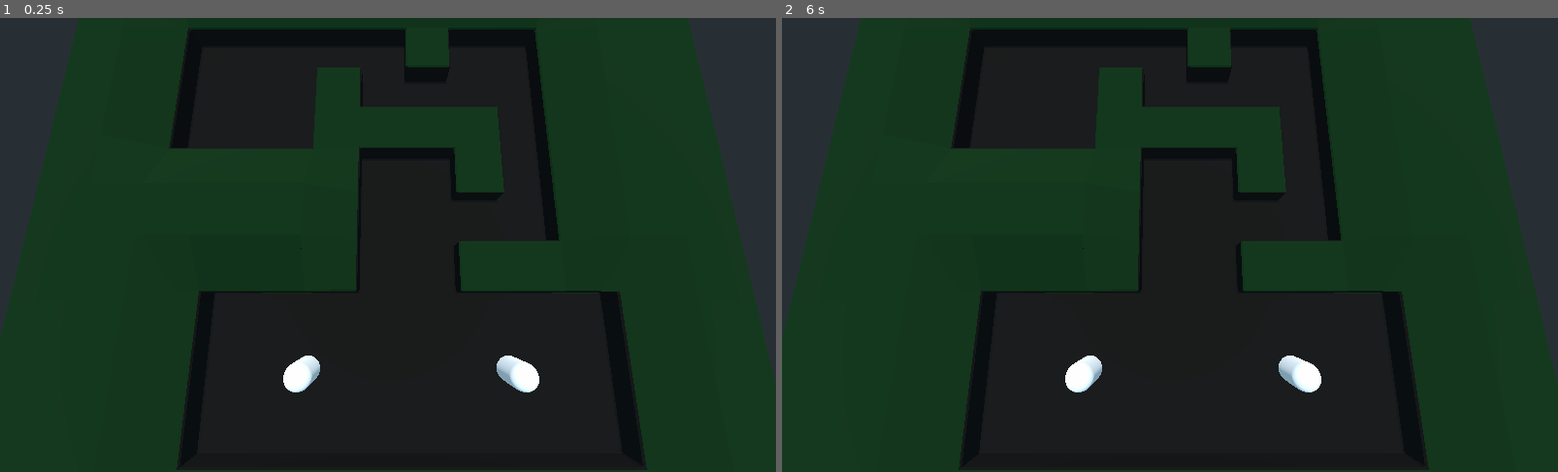
Above: before the commit, frames 1-2 (left to right).
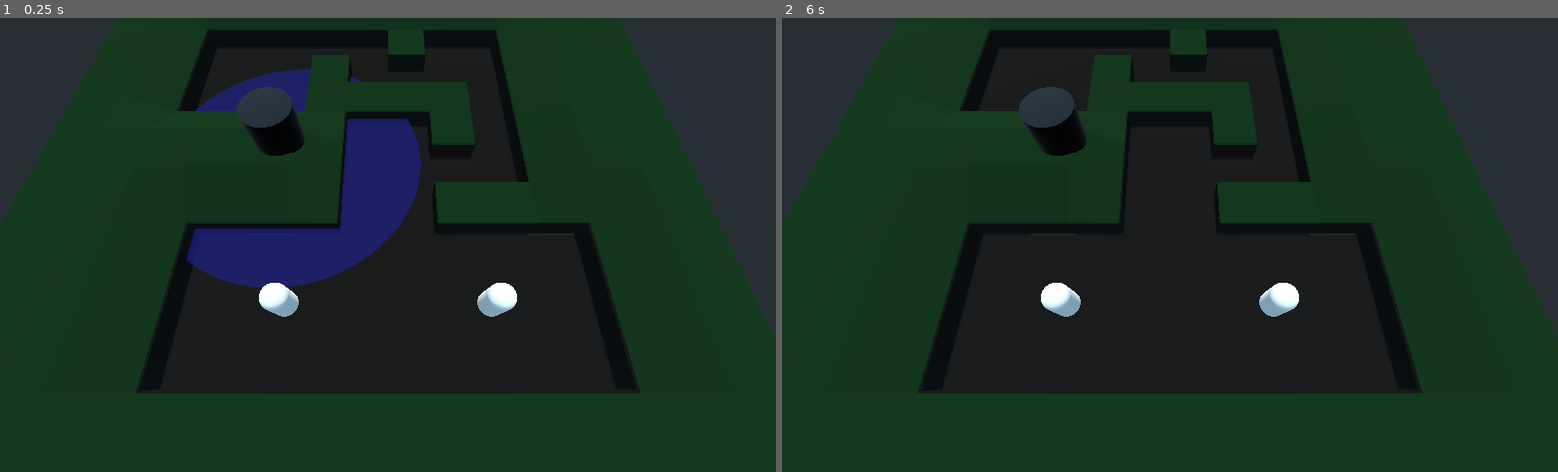
Above: after the commit, the same moments.

Repository: rubenMiller/rwu-spieleentwicklung-project
Game: Godot game, scene res://levels/pathfinding.tscn
Two runs of this game, one before a commit and one after it. Both use one fixed random seed, a clock stepped at 60 frames per second and the inputs below.
Inputs (mouse positions are in pixels of both pictures, inside the frame that each line leads up to):
- Up to frame 1 (0.25 s): no input
- Up to frame 2 (6 s): tap Enter (ui_accept) at 0.5, 0.77, 1.25, 1.52, 2, 2.75, 3.02, 3.5, 3.77, 4.25, 4.52 s; move the mouse to (1340, 222) at 0.52 s; press the mouse at (1340, 222) at 0.53 s; move the mouse to (1014, 267) at 1.27 s; release the mouse at (1014, 267) at 1.28 s; click (1014, 267) at 1.35 s; move the mouse to (1247, 145) at 2.02 s; press the mouse at (1247, 145) at 2.03 s; move the mouse to (1131, 335) at 2.77 s; release the mouse at (1131, 335) at 2.78 s; click (1131, 335) at 2.85 s; move the mouse to (1402, 313) at 3.52 s; press the mouse at (1402, 313) at 3.53 s; move the mouse to (937, 176) at 4.27 s; release the mouse at (937, 176) at 4.28 s; click (937, 176) at 4.35 s; move the mouse to (1208, 245) at 5.02 s; press the mouse at (1208, 245) at 5.03 s; move the mouse to (1053, 131) at 5.77 s; release the mouse at (1053, 131) at 5.78 s; click (1053, 131) at 5.85 s

The runs differ from the first frame. In frame 1, 28% of the frame differs, in the area x 17-84%, y 2-100%; in frame 2, 24%.

Commit message:
Gegner hinzugefügt Bisher nur ein einfacher Zylinder Zeigt oder versteckt Radius bei anklicken.

Diff:
--- a/godot-files/Entities/Troop.tscn
+++ b/godot-files/Entities/Troop.tscn
@@ -8,10 +8,7 @@
 
 [sub_resource type="SpatialMaterial" id=6]
 
-[sub_resource type="SpatialMaterial" id=5]
-
-[sub_resource type="CapsuleMesh" id=2]
-material = SubResource( 5 )
+[sub_resource type="CapsuleMesh" id=8]
 mid_height = 3.0
 
 [sub_resource type="Skin" id=4]
@@ -31,11 +28,11 @@
 [node name="MeshInstance" type="MeshInstance" parent="."]
 transform = Transform( 1, 0, 0, 0, -4.37114e-08, -1, 0, 1, -4.37114e-08, 0, 0, 0 )
 material_override = SubResource( 6 )
-mesh = SubResource( 2 )
+mesh = SubResource( 8 )
 skin = SubResource( 4 )
 
 [node name="Label3D" type="Label3D" parent="."]
-transform = Transform( 1, 0, 0, 0, 1, 0, 0, 0, 1, 0, 4.32274, 0 )
+transform = Transform( 1, 0, 0, 0, 1, 0, 0, 0, 1, -0.0928533, 1.16272, 1.48533 )
 text = "Selected
 "
 font = SubResource( 7 )
--- /dev/null
+++ b/godot-files/enemies/Enemy-Tower.tscn
@@ -0,0 +1,58 @@
+[gd_scene load_steps=11 format=2]
+
+[ext_resource path="res://enemies/SelectionArea.gd" type="Script" id=1]
+
+[sub_resource type="GradientTexture2D" id=6]
+
+[sub_resource type="SpatialMaterial" id=7]
+albedo_color = Color( 0.184314, 0.172549, 0.184314, 1 )
+metallic = 1.0
+roughness_texture = SubResource( 6 )
+
+[sub_resource type="SpatialMaterial" id=5]
+albedo_color = Color( 0.160784, 0.152941, 0.152941, 1 )
+
+[sub_resource type="CylinderMesh" id=4]
+material = SubResource( 5 )
+top_radius = 2.0
+bottom_radius = 2.0
+height = 8.0
+
+[sub_resource type="Skin" id=2]
+
+[sub_resource type="SpatialMaterial" id=3]
+
+[sub_resource type="CylinderShape" id=8]
+height = 8.0
+radius = 2.0
+
+[sub_resource type="SpatialMaterial" id=9]
+flags_transparent = true
+albedo_color = Color( 0.0705882, 0.0588235, 0.423529, 0.462745 )
+
+[sub_resource type="CylinderMesh" id=10]
+material = SubResource( 9 )
+top_radius = 12.0
+bottom_radius = 5.0
+height = 0.001
+
+[node name="KinematicBody" type="Spatial"]
+
+[node name="MeshInstance" type="MeshInstance" parent="."]
+material_overlay = SubResource( 7 )
+mesh = SubResource( 4 )
+skin = SubResource( 2 )
+material/0 = SubResource( 3 )
+
+[node name="SelectionArea" type="Area" parent="."]
+script = ExtResource( 1 )
+radiusPath = NodePath("../radius")
+
+[node name="CollisionShape" type="CollisionShape" parent="SelectionArea"]
+shape = SubResource( 8 )
+
+[node name="radius" type="Spatial" parent="."]
+
+[node name="MeshInstance" type="MeshInstance" parent="radius"]
+transform = Transform( 1, 0, 0, 0, 1, 0, 0, 0, 1, 0, -2, 0 )
+mesh = SubResource( 10 )
--- /dev/null
+++ b/godot-files/enemies/SelectionArea.gd
@@ -0,0 +1,19 @@
+extends Area
+
+export var selection_action = "mouse_left"
+export (NodePath) var radiusPath
+onready var radiusNode = get_node(radiusPath)
+
+
+# Called when the node enters the scene tree for the first time.
+func _ready():
+	pass # Replace with function body.
+
+
+# Called every frame. 'delta' is the elapsed time since the previous frame.
+#func _process(delta):
+#	pass
+
+func _input_event(_camera: Object, event: InputEvent, _position: Vector3, _normal: Vector3, _shape_idx: int) -> void:
+	if event.is_action_pressed(selection_action):
+		radiusNode.get_child(0).visible = not radiusNode.get_child(0).visible
--- a/godot-files/levels/pathfinding.tscn
+++ b/godot-files/levels/pathfinding.tscn
@@ -8,6 +8,7 @@
 [ext_resource path="res://levels/pathfinding.gd" type="Script" id=6]
 [ext_resource path="res://levels/WalkTiles.gd" type="Script" id=7]
 [ext_resource path="res://Art/Maps/Map_1.obj" type="ArrayMesh" id=8]
+[ext_resource path="res://enemies/Enemy-Tower.tscn" type="PackedScene" id=9]
 
 [sub_resource type="NavigationMesh" id=1]
 vertices = PoolVector3Array( -16.32, 8.5, -24.16, -13.76, 8.5, -24.16, -13.76, 8.5, -26.72, -22.72, 8.5, -26.72, -20.16 …(5167 unchanged characters)…
@@ -24,6 +25,9 @@
 
 [node name="Main" type="Spatial"]
 script = ExtResource( 6 )
+
+[node name="KinematicBody" parent="." instance=ExtResource( 9 )]
+transform = Transform( 1, 0, 0, 0, 1, 0, 0, 0, 1, 9, 5, -1 )
 
 [node name="Troops" type="Spatial" parent="."]
 
@@ -48,7 +52,7 @@
 skeleton = NodePath("../..")
 
 [node name="Camera" type="Camera" parent="."]
-transform = Transform( -1, 7.96152e-08, -3.61134e-08, -2.01071e-08, 0.192556, 0.981286, 8.50791e-08, 0.981286, -0.192556, 1.62017, 26.5294, -8.80011 )
+transform = Transform( -1, 7.96152e-08, -3.61133e-08, -3.04487e-09, 0.381119, 0.924526, 8.73698e-08, 0.924526, -0.381119, 0, 24.7631, -18.423 )
 fov = 76.0036
 
 [node name="DirectionalLight" type="DirectionalLight" parent="."]
@@ -59,7 +63,7 @@
 cell_size = Vector3( 4, 4, 4 )
 cell_scale = 2.0
 data = {
-"cells": PoolIntArray( 0, 0, 0, 65533, 0, 0, 65535, 0, 0, 2, …(122 unchanged characters)… 1, 3, 0, 2, 3, 0, 3, 3, 0, 4, 3, 0, 65533, 3, 0, 65534, 3, 0, 0, 4, 0, 1, 4, 0, 2, 4, 0, 3, 4, 0, 0, 65531, 0, 1, 65531, 0, 2, 65531, 0, 3, 65531, 0, 65532, 65531, 0, 65533, 65531, 0, 65534, 65531, 0, 65535, 65531, 0, 0, 65532, 0, 1, 65532, 0, 2, 65532, 0, 3, 65532, 0, 65532, 65532, 0, 65533, 65532, 0, 65534, 65532, 0, 65535, 65532, 0, 0, 65533, 0, 1, 65533, 0, 2, 65533, 0, 3, 65533, 0, 65532, 65533, 0, 65533, 65533, 0, 65534, 65533, 0, 65535, 65533, 0, 0, 65534, 0, 65535, 65534, 0, 0, 65535, 0, 65533, 65535, 0, 65534, 65535, 0, 65535, 65535, 0 )
+"cells": PoolIntArray( 0, 0, 0, 65533, 0, 0, 65535, 0, 0, 2, …(122 unchanged characters)… 1, 3, 0, 2, 3, 0, 3, 3, 0, 4, 3, 0, 65532, 3, 0, 65533, 3, 0, 65534, 3, 0, 0, 4, 0, 1, 4, 0, 2, 4, 0, 3, 4, 0, 0, 65531, 0, 1, 65531, 0, 2, 65531, 0, 3, 65531, 0, 65532, 65531, 0, 65533, 65531, 0, 65534, 65531, 0, 65535, 65531, 0, 0, 65532, 0, 1, 65532, 0, 2, 65532, 0, 3, 65532, 0, 65532, 65532, 0, 65533, 65532, 0, 65534, 65532, 0, 65535, 65532, 0, 0, 65533, 0, 1, 65533, 0, 2, 65533, 0, 3, 65533, 0, 65532, 65533, 0, 65533, 65533, 0, 65534, 65533, 0, 65535, 65533, 0, 0, 65534, 0, 65535, 65534, 0, 65533, 65535, 0, 65534, 65535, 0, 65535, 65535, 0 )
 }
 script = ExtResource( 7 )
 __meta__ = {
Not shown: 1 places in godot-files/Entities/Troop.tscn that only renumber resources
Not shown: 1 places in godot-files/levels/pathfinding.tscn that only renumber resources
